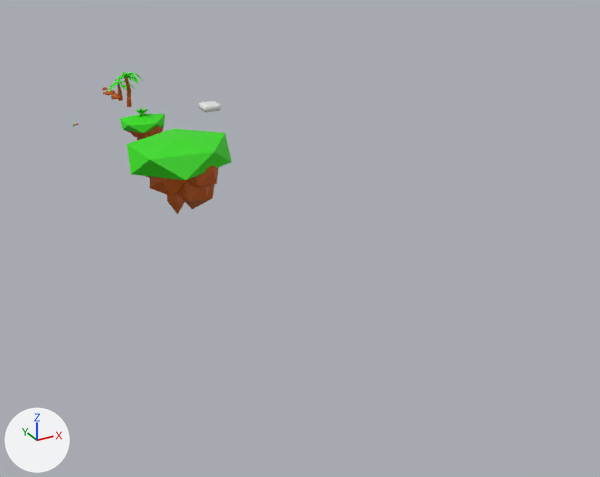
A saved change to the Blender file art/art.blend.
One viewpoint serves both versions: a 50 mm lens placed at (-25.7, -79.7, 22.4), pointed at (6.0, -22.0, -6.4). Arrows for +X, +Y and +Z are at lower left; the lights stay in place.

Before the edit, the objects in view are built like this:
```python
ob_island10xbottom = bpy.data.objects.new('Island10xBottom', me_island10xbottom)
ob_island10xbottom.location = (0.0, -10.0, 0.0)
ob_island10xtop = bpy.data.objects.new('Island10xTop', me_island10xtop)
ob_island10xtop.location = (0.0, -10.0, 0.0)
ob_island5xbottom = bpy.data.objects.new('Island5xBottom', me_island5xbottom)
ob_island5xbottom.location = (0.0, 0.0, 0.0)
ob_island5xbottom.scale = (0.5, 0.5, 0.5)
ob_island5xtop = bpy.data.objects.new('Island5xTop', me_island5xtop)
ob_island5xtop.location = (0.0, 0.0, 0.0)
ob_island5xtop.scale = (0.5, 0.5, 0.5)
ob_palmtree = bpy.data.objects.new('PalmTree', me_palmtree)
ob_palmtree.location = (0.0, 4.0, 0.0)
ob_palmtreesmall = bpy.data.objects.new('PalmTreeSmall', me_palmtreesmall)
ob_palmtreesmall.location = (0.0, 7.0, 0.0)
ob_rocklarge1 = bpy.data.objects.new('RockLarge1', me_rocklarge1)
ob_rocklarge1.location = (0.0, 11.0, 0.0)
ob_rocklarge1.rotation_euler = (-0.207, -0.121, -0.118)  # degrees (-12, -6.9, -6.8)
ob_rockmid1 = bpy.data.objects.new('RockMid1', me_rockmid1)
ob_rockmid1.location = (0.0, 9.0, 0.0)
ob_rockmid1.rotation_euler = (-0.244, -0.116, 1.216)  # degrees (-14, -6.6, 70)
```
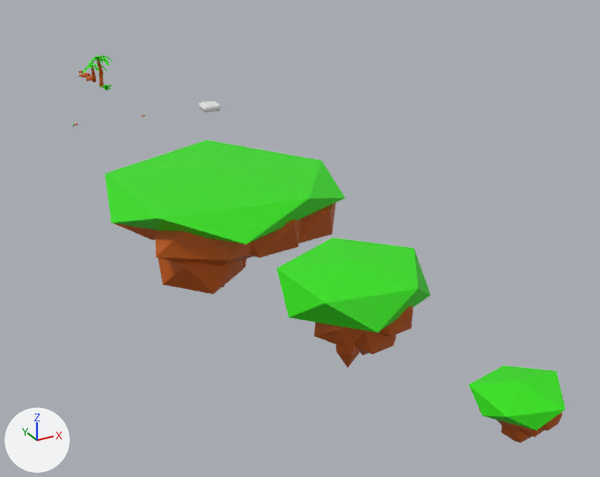
Commit message: Add 20x big island.

Diff of the bpy script that builds the scene:
```diff
--- a/art/art.blend.py
+++ b/art/art.blend.py
@@ me_island20xtop @@
+me_island20xtop.from_pydata([(-0.4, -0.2, 0.2), (-7.9, -6.3, -0.2), (3.3, -8.5, -0.1), (9.2, -0.3, -0.4), (2.5, 9.4, -0.1), (-8.3, 5.4, -0.4), (-2.6, -9.8, -2.0), (8.2, -5.8, -1.8), (7.8, 5.9, -1.9), (-3.3, 9.1, -2.2), (-9.8, -0.6, -2.3), (0.2, -0.3, -3.3)], [], [(0, 1, 2), (1, 0, 5), (0, 2, 3), (0, 3, 4), (0, 4, 5), (1, 5, 10), (2, 1, 6), (3, 2, 7), (4, 3, 8), (5, 4, 9), (1, 10, 6), (2, 6, 7), (3, 7, 8), (4, 8, 9), (5, 9, 10), (6, 10, 11), (7, 6, 11), (8, 7, 11), (9, 8, 11), (10, 9, 11)])
+me_island20xtop.materials.append(mat_midgreen)  # green #2fe100
@@ me_island20xbottom @@
+me_island20xbottom.from_pydata(...)  # 144 vertices, 240 faces; spans x -9.0..8.8, y -8.6..8.3, z -10.5..-0.1
+me_island20xbottom.materials.append(mat_midbrown)  # orange #bf5700
@@ ob_island10xbottom @@
 ob_island10xbottom = bpy.data.objects.new('Island10xBottom', me_island10xbottom)
-ob_island10xbottom.location = (0.0, -10.0, 0.0)
+ob_island10xbottom.location = (0.0, -40.0, 0.0)
@@ ob_island10xtop @@
 ob_island10xtop = bpy.data.objects.new('Island10xTop', me_island10xtop)
-ob_island10xtop.location = (0.0, -10.0, 0.0)
+ob_island10xtop.location = (0.0, -40.0, 0.0)
@@ ob_palmtree @@
 ob_palmtree = bpy.data.objects.new('PalmTree', me_palmtree)
-ob_palmtree.location = (0.0, 4.0, 0.0)
+ob_palmtree.location = (0.0, 14.0, 0.0)
@@ ob_palmtreesmall @@
 ob_palmtreesmall = bpy.data.objects.new('PalmTreeSmall', me_palmtreesmall)
-ob_palmtreesmall.location = (0.0, 7.0, 0.0)
+ob_palmtreesmall.location = (0.0, 17.0, 0.0)
@@ ob_rockmid1 @@
 ob_rockmid1 = bpy.data.objects.new('RockMid1', me_rockmid1)
-ob_rockmid1.location = (0.0, 9.0, 0.0)
+ob_rockmid1.location = (0.0, 19.0, 0.0)
 ob_rockmid1.rotation_euler = (-0.244, -0.116, 1.216)  # degrees (-14, -6.6, 70)
@@ ob_rocklarge1 @@
 ob_rocklarge1 = bpy.data.objects.new('RockLarge1', me_rocklarge1)
-ob_rocklarge1.location = (0.0, 11.0, 0.0)
+ob_rocklarge1.location = (0.0, 21.0, 0.0)
 ob_rocklarge1.rotation_euler = (-0.207, -0.121, -0.118)  # degrees (-12, -6.9, -6.8)
@@ ob_island5xbottom @@
 ob_island5xbottom = bpy.data.objects.new('Island5xBottom', me_island5xbottom)
-ob_island5xbottom.location = (0.0, 0.0, 0.0)
+ob_island5xbottom.location = (0.0, -55.0, 0.0)
 ob_island5xbottom.scale = (0.5, 0.5, 0.5)
@@ ob_island5xtop @@
 ob_island5xtop = bpy.data.objects.new('Island5xTop', me_island5xtop)
-ob_island5xtop.location = (0.0, 0.0, 0.0)
+ob_island5xtop.location = (0.0, -55.0, 0.0)
 ob_island5xtop.scale = (0.5, 0.5, 0.5)
@@ ob_shrub1 @@
 ob_shrub1 = bpy.data.objects.new('Shrub1', me_shrub1)
-ob_shrub1.location = (0.0, 0.0, 0.0)
+ob_shrub1.location = (0.0, 12.0, 0.0)
@@ ob_island20xtop @@
+ob_island20xtop = bpy.data.objects.new('Island20xTop', me_island20xtop)
+ob_island20xtop.location = (0.0, -20.0, 0.0)
@@ ob_island20xbottom @@
+ob_island20xbottom = bpy.data.objects.new('Island20xBottom', me_island20xbottom)
+ob_island20xbottom.location = (0.0, -20.0, 0.0)
```

Where the change shows, as pixel boxes [x1, y1, x2, y2] in the pictures (600 x 477 px):
'Island20xTop', added (green): after [105, 140, 345, 244]
'Island10xTop', moved: before [127, 129, 232, 180]; after [277, 238, 430, 333]
'Island20xBottom', added: after [114, 203, 336, 294]
'Island5xTop', moved: before [120, 114, 165, 133]; after [469, 366, 565, 431]
'Island10xBottom', moved: before [146, 166, 219, 214]; after [314, 306, 413, 368]
'Island5xBottom', moved: before [125, 126, 163, 140]; after [479, 409, 562, 443]
'PalmTree', moved: before [115, 72, 141, 107]; after [88, 55, 114, 88]
'PalmTreeSmall', moved: before [108, 79, 134, 101]; after [83, 63, 107, 82]
'Shrub1', moved: before [135, 108, 150, 116]; after [101, 84, 113, 91]
'RockLarge1', moved: before [103, 90, 116, 95]; after [79, 73, 91, 78]
'RockMid1', moved: before [111, 93, 118, 99]; after [86, 76, 92, 81]
